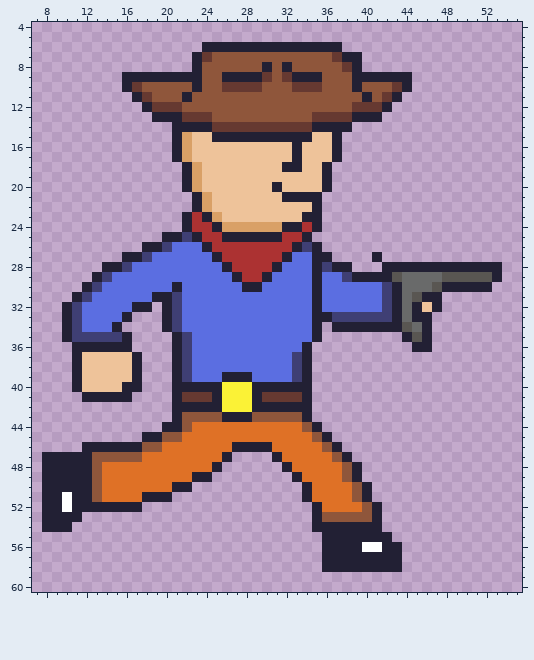
Edited in one commit: pixel-art sprite (assets/character2.png). The picture above was drawn from the file before the commit.
The file is 64x64 pixels. Shown: x 7..55, y 4..60.
Now the later version:
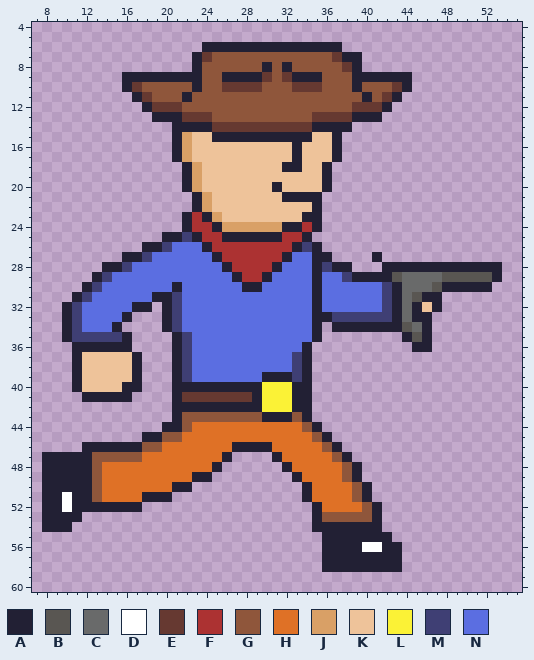
Palette (. is transparent): A #222034  B #595652  C #696a6a  D #ffffff  E #663931  F #ac3232  G #8f563b  H #df7126  J #d9a066  K #eec39a  L #fbf236  M #3f3f74  N #5b6ee1
Commit message: Reworked character running animation
What changed:
y 39: x 26..28 AAA -> NNN; x 30..32 NNN -> AAA
y 40: x 26..28 LLL -> AAA; x 30..32 AAA -> LLL
y 41: x 25..28 ALLL -> EEEE; x 30..33 EEEE -> LLLA
y 42: x 26..28 LLL -> AAA; x 30..32 AAA -> LLL
y 43: x 26..28 AAA -> GGG; x 30..32 GGG -> AAA
Pixel boxes of the changes (left, top, right, bottom) in both pictures:
changed: (212, 372, 302, 422)
